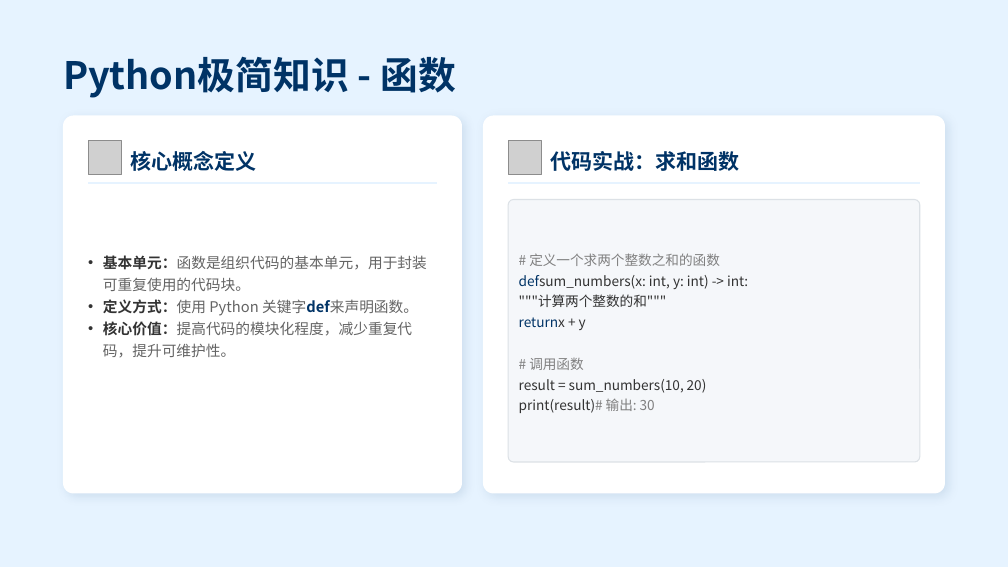
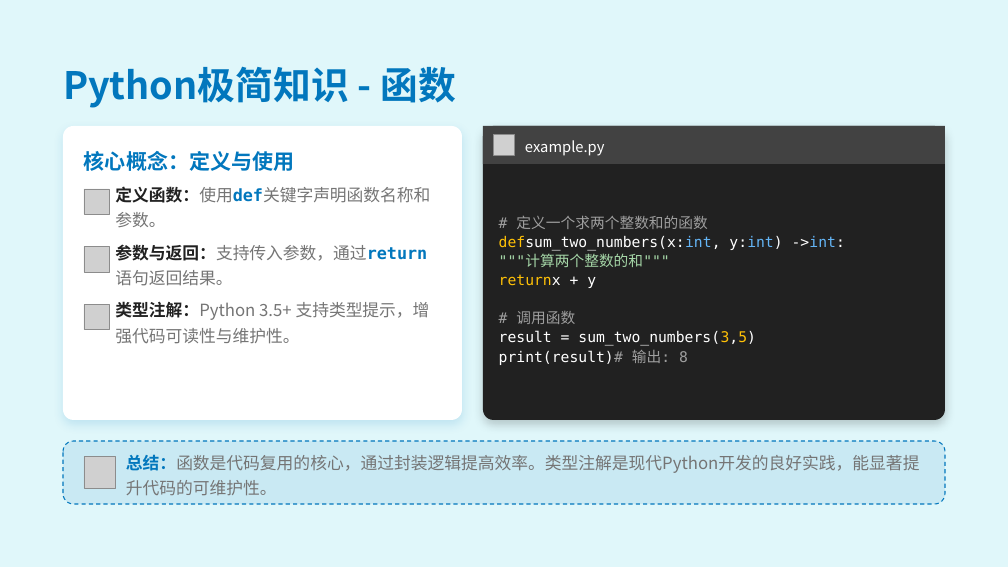
Before and after one commit to Soyoger/Python-LLM-Learning, a slide deck: slide 15 of Chapter02/大语言模型开发基础教学PPT.pptx (slide 16 before the commit). Drawn at 1008x567 pixels with LibreOffice and Linux fonts; fonts in the diff are those of the drawing; grey boxes stand for pictures. Boxes give left, top, right and bottom in pixels: in the first picture for what was removed or moved away, otherwise in the second. Text is boxed around its words. In the diff, an @@ line names an element or a change of style, - is before the commit and + after.

```diff
--- a/Chapter02/大语言模型开发基础教学PPT.pptx
+++ b/Chapter02/大语言模型开发基础教学PPT.pptx
@@ background #E6F3FF to #E0F7FA @@
@@ text "Python极简知识 - 函数": place and size @@
-text "Python极简知识 - 函数" at (63, 56, 456, 98)
+text "Python极简知识 - 函数" at (63, 66, 456, 108)
@@ text "Python极简知识 - 函数" at (63, 66, 456, 108): text colour #003366 to #0277BD @@
@@ rounded rectangle: place and size @@
-rounded rectangle at (63, 116, 462, 494)
+rounded rectangle at (63, 126, 462, 420)
@@ rounded rectangle at (63, 126, 462, 420): shadow changed; proportions changed @@
@@ picture removed at (88, 141, 122, 174) @@
@@ rounded rectangle: place and size @@
-rounded rectangle at (483, 116, 945, 494)
+rounded rectangle at (483, 126, 945, 420)
@@ rounded rectangle at (483, 126, 945, 420): fill #FFFFFF to #212121; shadow changed; proportions changed @@
@@ rounded rectangle added at (483, 126, 945, 164), fill #424242 @@
@@ picture added at (494, 135, 515, 156) @@
@@ picture removed at (508, 141, 541, 174) @@
@@ text added at (525, 140, 604, 156), 14 pt, text #FFFFFF @@
+example.py
@@ text at (84, 151, 294, 171): text changed; text colour #003366 to #0277BD @@
-核心概念定义
+核心概念：定义与使用
@@ text "# 定义一个求两个整数和的函数": place and size @@
-text "# 定义一个求两个整数和的函数" at (519, 253, 748, 413)
+text "# 定义一个求两个整数和的函数" at (499, 215, 845, 365)
@@ text removed at (550, 151, 739, 171) @@
-代码实战：求和函数
@@ picture added at (84, 189, 109, 214) @@
@@ line removed from (88, 183) to (437, 183) @@
@@ text added at (115, 186, 430, 227), 16 pt, text #757575 @@
+定义函数：使用def关键字声明函数名称和参数。
@@ line removed from (508, 183) to (920, 183) @@
@@ rounded rectangle removed at (508, 200, 920, 462) @@
@@ text at (499, 215, 845, 251): text changed; size 13 to 14 pt; font Noto Sans CJK SC to DejaVu Sans Mono; text colour #333333 to #FFFFFF @@
-# 定义一个求两个整数之和的函数
-defsum_numbers(x: int, y: int) -> int:
+# 定义一个求两个整数和的函数
+defsum_two_numbers(x:int, y:int) ->int:
@@ picture added at (84, 247, 109, 271) @@
@@ text removed at (103, 255, 427, 357) @@
-• 基本单元：函数是组织代码的基本单元，用于封装可重复使用的代码块。
-• 定义方式：使用 Python 关键字def来声明函数。
-• 核心价值：提高代码的模块化程度，减少重复代码，提升可维护性。
@@ text added at (115, 244, 427, 286), 16 pt, text #757575 @@
+参数与返回：支持传入参数，通过return语句返回结果。
@@ text at (499, 254, 670, 324): size 13 to 14 pt, font Noto Sans CJK SC to DejaVu Sans Mono in """"计算两个整数的和"""", "returnx + y", "# 调用函数"; text colour #333333 to #A5D6A7 in """"计算两个整数的和""""; text colour #003366 to #FFC107 in "returnx"; text colour #333333 to #FFFFFF in "returnx + y"; text colour #808080 to #9E9E9E in "# 调用函数"; line spacing 1.25 to 1.08 @@
@@ picture added at (84, 305, 109, 330) @@
@@ text added at (115, 301, 430, 344), 16 pt, text #757575 @@
+类型注解：Python 3.5+ 支持类型提示，增强代码可读性与维护性。
@@ text at (499, 330, 756, 365): text changed; size 13 to 14 pt; font Noto Sans CJK SC to DejaVu Sans Mono; text colour #333333 to #FFFFFF @@
-result = sum_numbers(10, 20)
-print(result)# 输出: 30
+result = sum_two_numbers(3,5)
+print(result)# 输出: 8
@@ rounded rectangle added at (63, 441, 945, 504), fill #0277BD at 10% opacity, outline #0277BD 1 pt dashed @@
@@ picture added at (84, 457, 116, 488) @@
@@ text added at (126, 454, 920, 496), 16 pt, text #757575 @@
+总结：函数是代码复用的核心，通过封装逻辑提高效率。类型注解是现代Python开发的良好实践，能显著提升代码的可维护性。
```
Also in this commit, not shown: 4 other slides changed, 36 slides added, 45 slides removed, 8 other files.
